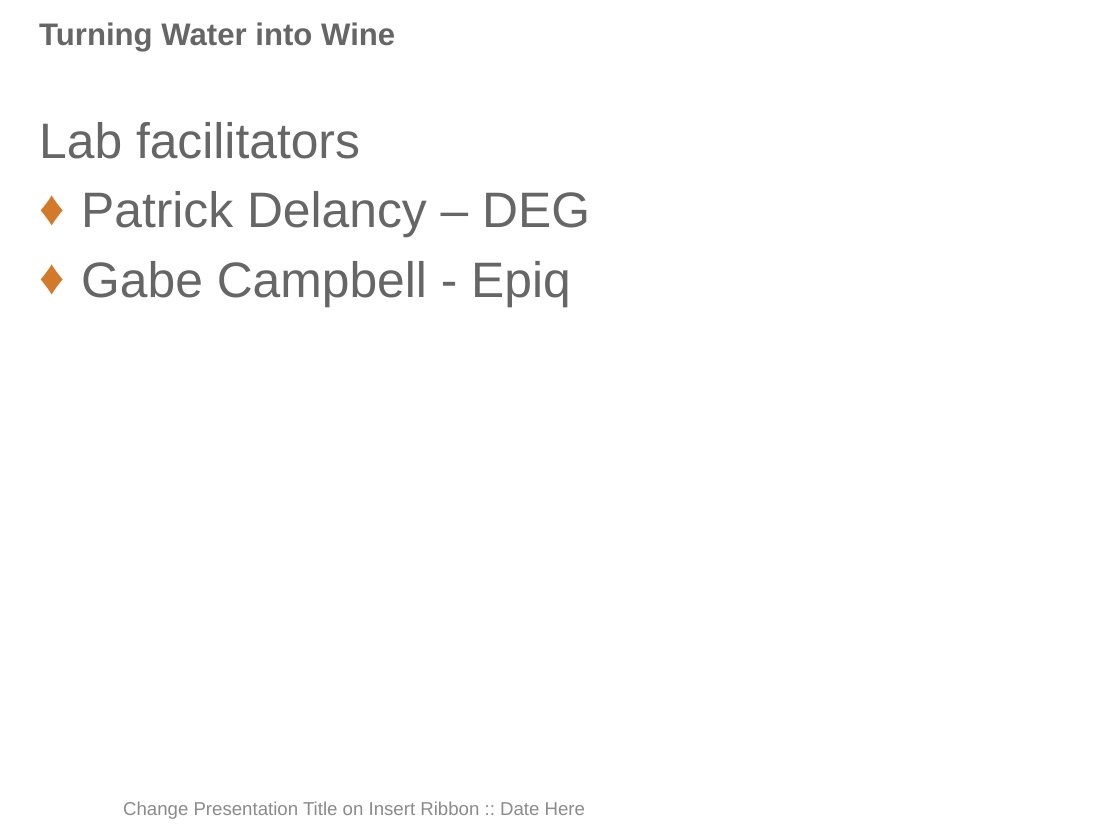
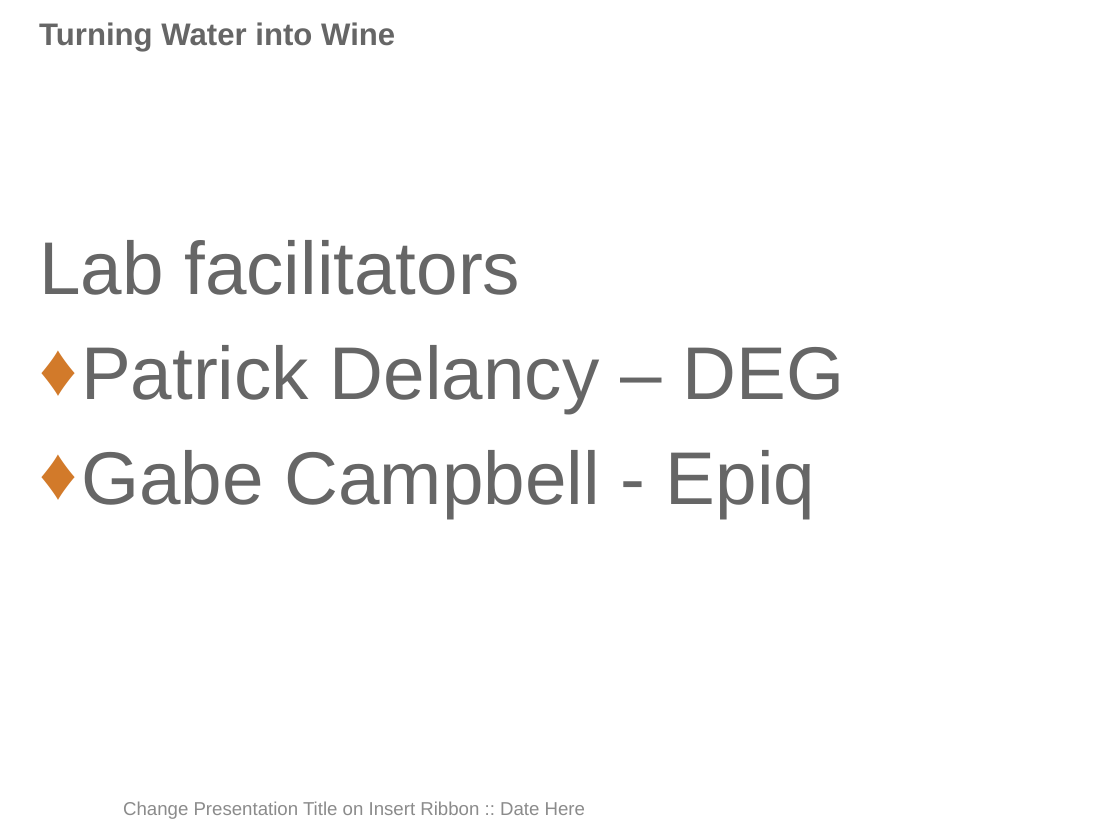
Before and after one commit to PatrickDelancy/RefactoringWorkshop, a slide deck: slide 4 of Refactoring Workshop.pptx (slide 2 before the commit). Drawn at 1120x840 pixels with LibreOffice and Linux fonts; fonts in the diff are those of the drawing; background and template pictures are left out. Boxes give left, top, right and bottom in pixels: in the first picture for what was removed or moved away, otherwise in the second. Text is boxed around its words. In the diff, an @@ line names an element or a change of style, - is before the commit and + after.

```diff
--- a/Refactoring Workshop.pptx
+++ b/Refactoring Workshop.pptx
@@ text "Lab facilitators": place and size @@
-text "Lab facilitators" at bbox=[39, 122, 590, 307]
+text "Lab facilitators" at bbox=[39, 240, 844, 517]
@@ text "Lab facilitators" at bbox=[39, 240, 844, 517]: size 32 to 48 pt; more space between paragraphs @@
```
Also in this commit, not shown: 6 other slides changed.
